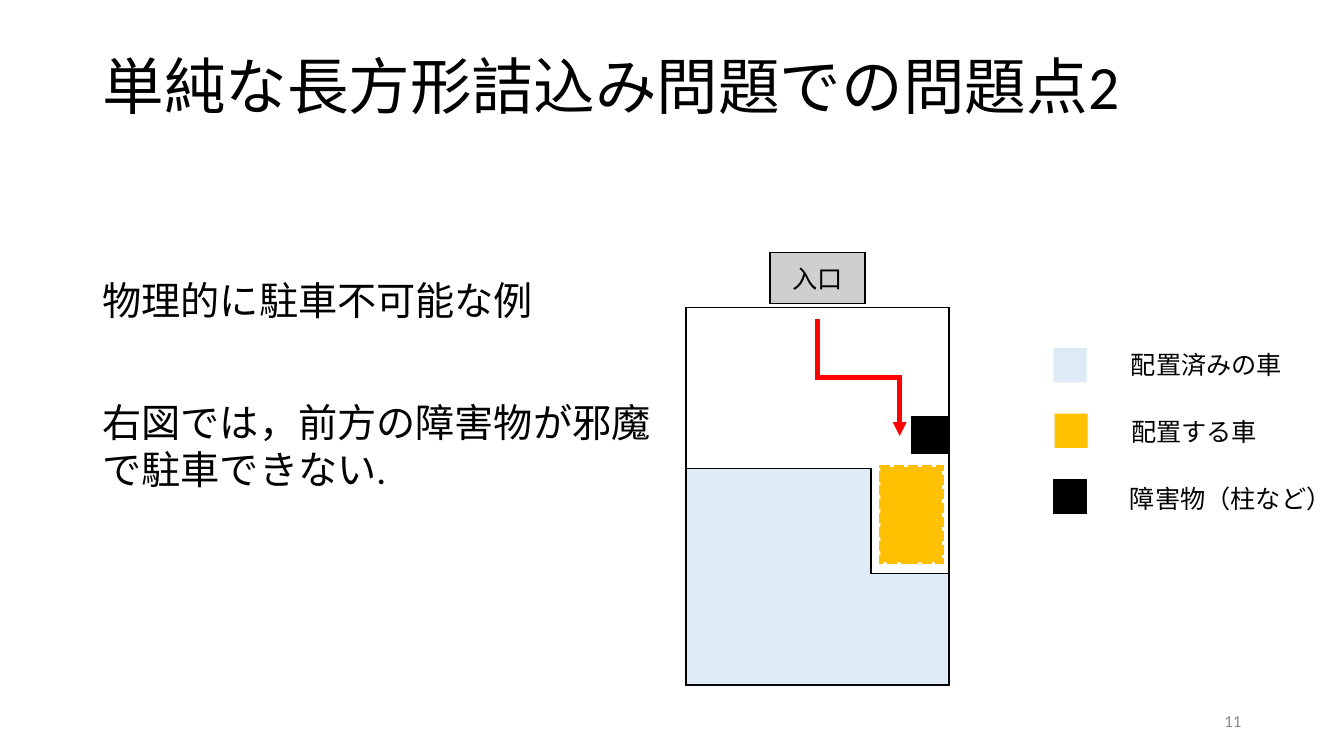
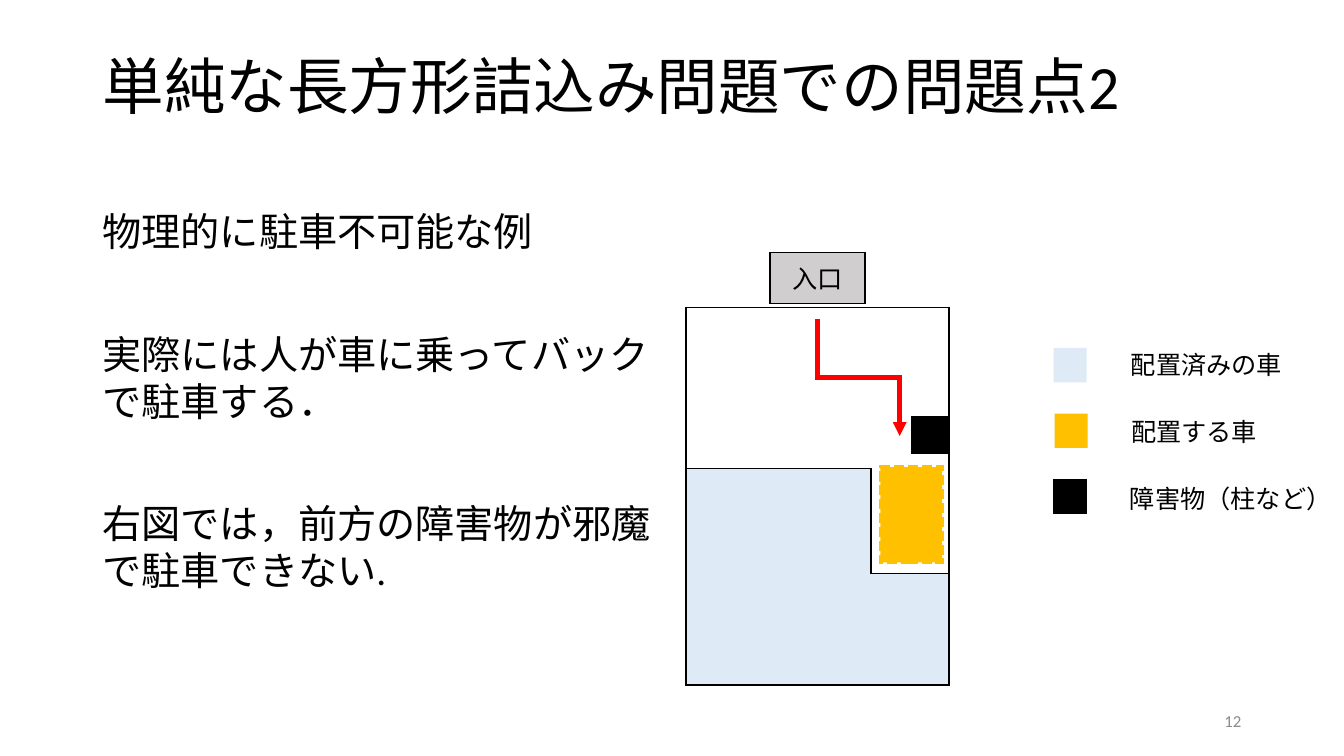
Before and after one commit to r-kurosu/kline, a slide deck: slide 12 of 卒論発表用スライド.pptx (slide 11 before the commit). Drawn at 1344x756 pixels with LibreOffice and Linux fonts; fonts in the diff are those of the drawing. Boxes give left, top, right and bottom in pixels: in the first picture for what was removed or moved away, otherwise in the second. Text is boxed around its words. In the diff, an @@ line names an element or a change of style, - is before the commit and + after.

```diff
--- a/卒論発表用スライド.pptx
+++ b/卒論発表用スライド.pptx
@@ text "物理的に駐車不可能な例": place and size @@
-text "物理的に駐車不可能な例" at (102, 282, 650, 488)
+text "物理的に駐車不可能な例" at (102, 213, 650, 589)
@@ text at (102, 336, 648, 420): paragraph added @@
+実際には人が車に乗ってバックで駐車する．
@@ page number at (1224, 716, 1241, 727): text changed @@
-11
+12
```
Also in this commit, not shown: 5 other slides changed, 2 slides added, 1 other file.
